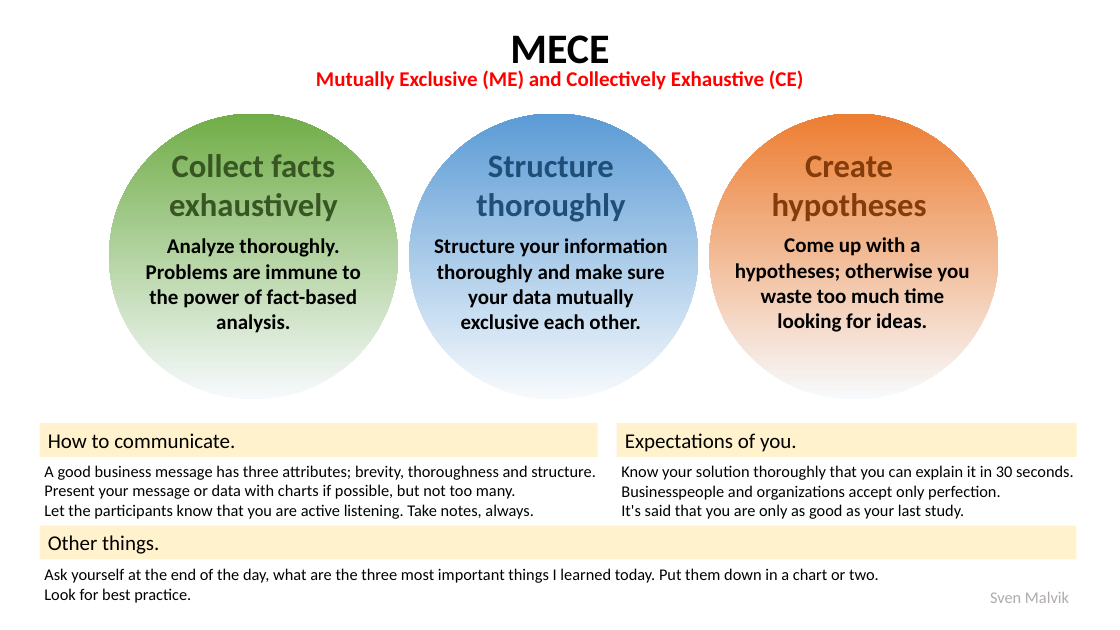
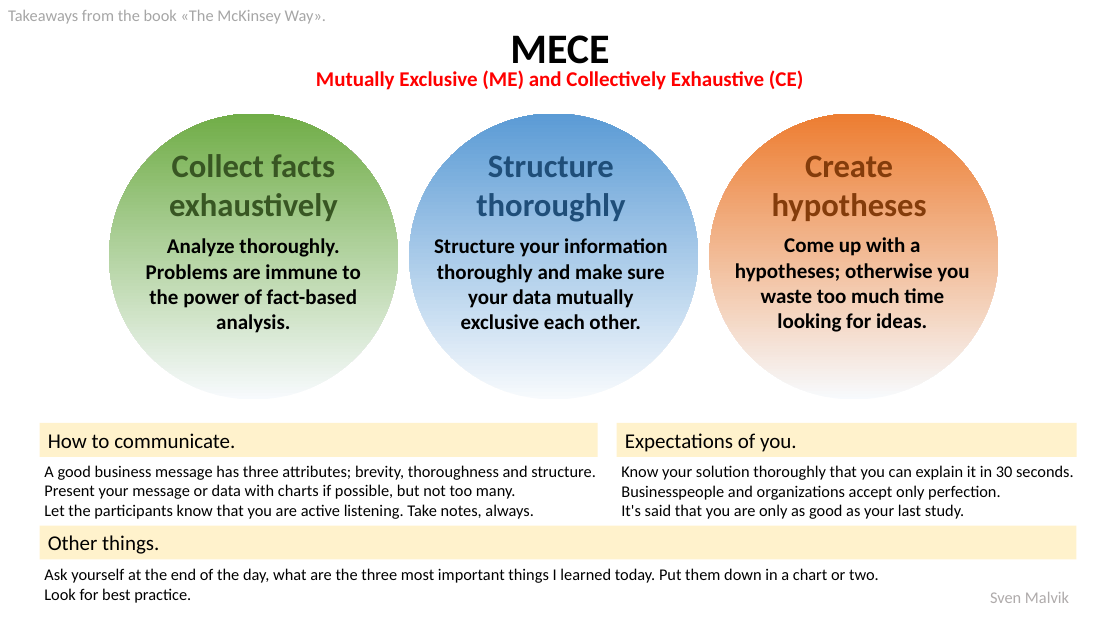
Before and after one commit to svenmalvik/insights, a slide deck: slide 2 of insights.pptx. Drawn at 1120x630 pixels with LibreOffice and Linux fonts; fonts in the diff are those of the drawing. Boxes give left, top, right and bottom in pixels: in the first picture for what was removed or moved away, otherwise in the second. Text is boxed around its words. In the diff, an @@ line names an element or a change of style, - is before the commit and + after.

```diff
--- a/insights.pptx
+++ b/insights.pptx
@@ text added at box(8, 10, 326, 24), 14 pt, text #A6A6A6 @@
+Takeaways from the book «The McKinsey Way».
```
Also in this commit, not shown: 2 other files.
